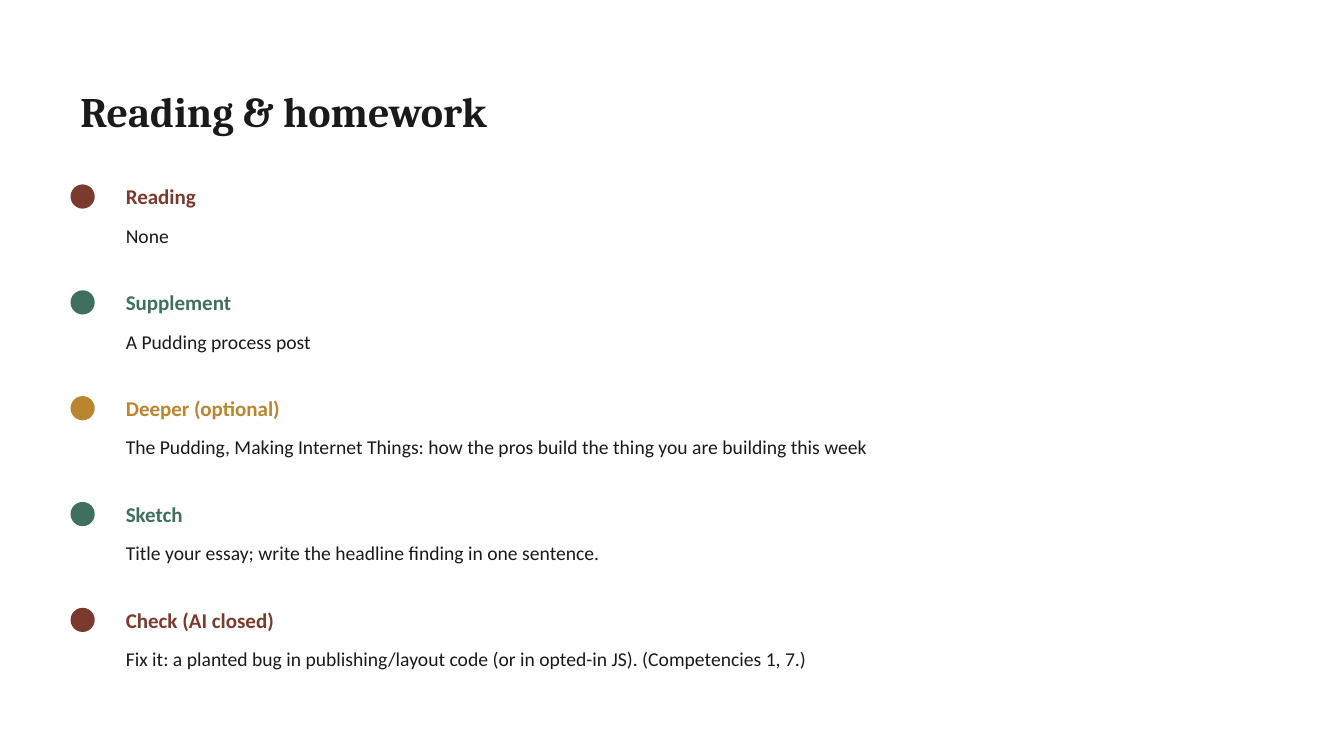
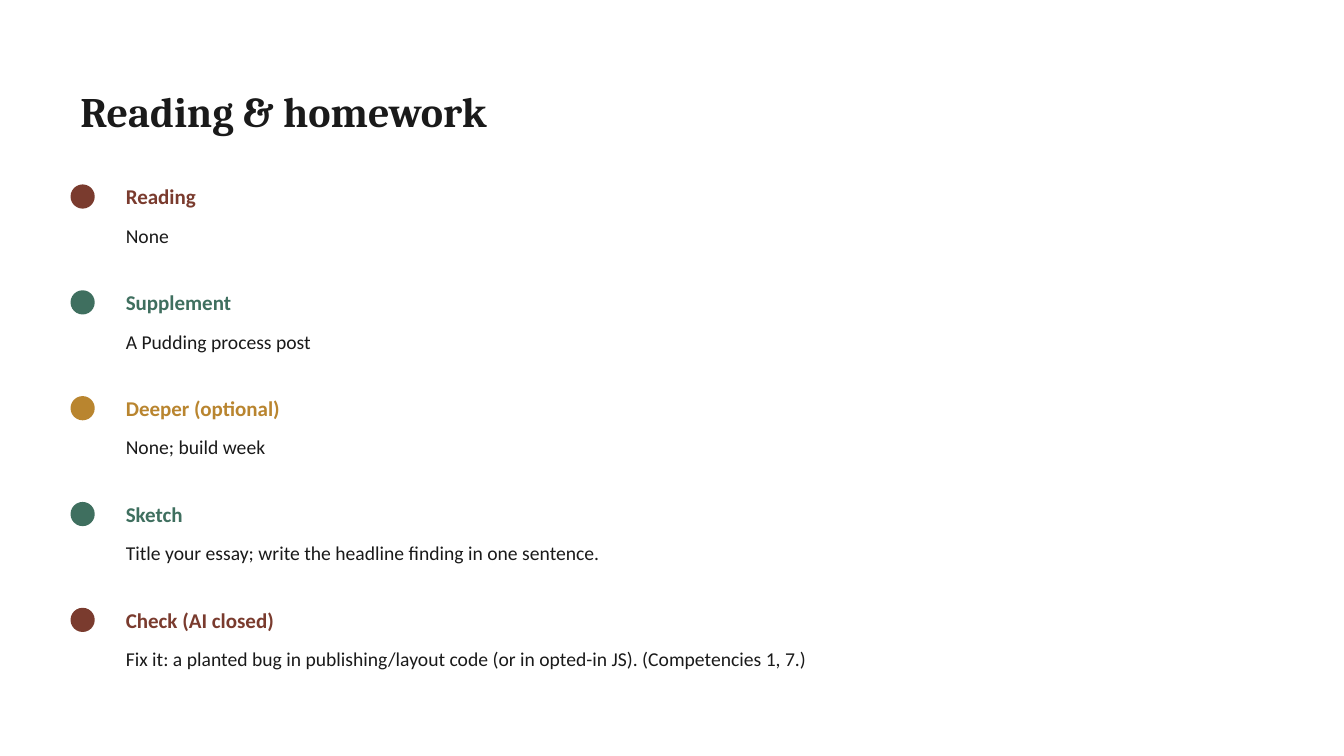
Before and after one commit to lucianli123/culture-as-data-2026, a slide deck: slide 8 of slides/pptx/week-09.pptx. Drawn at 1344x756 pixels with LibreOffice and Linux fonts; fonts in the diff are those of the drawing. Boxes give left, top, right and bottom in pixels: in the first picture for what was removed or moved away, otherwise in the second. Text is boxed around its words. In the diff, an @@ line names an element or a change of style, - is before the commit and + after.

```diff
--- a/slides/pptx/week-09.pptx
+++ b/slides/pptx/week-09.pptx
@@ text at <box>126,440,265,457</box>: text changed @@
-The Pudding, Making Internet Things: how the pros build the thing you are building this week
+None; build week
```
Also in this commit, not shown: 17 other files.
